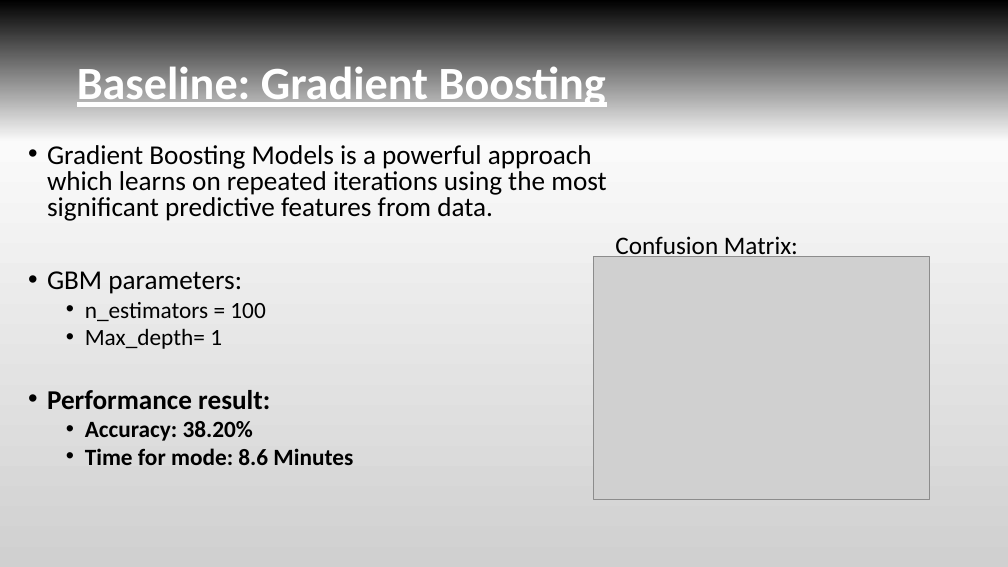
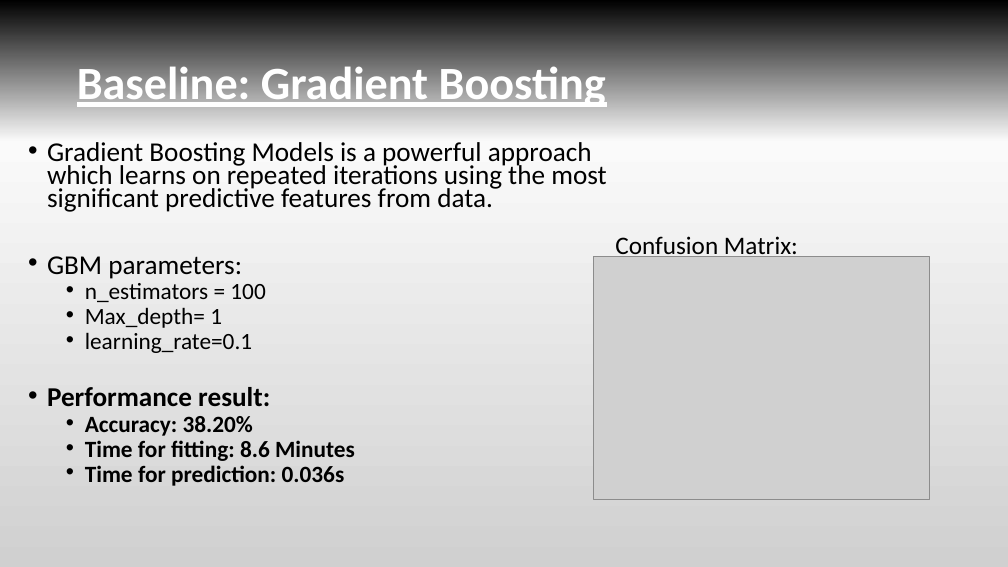
Before and after one commit to MakiMaki001/Spring2020-Project3-group5, a slide deck: slide 3 of doc/Project 3- Image Classification.pptx. Drawn at 1008x567 pixels with LibreOffice and Linux fonts; fonts in the diff are those of the drawing; grey boxes stand for pictures. Boxes give left, top, right and bottom in pixels: in the first picture for what was removed or moved away, otherwise in the second. Text is boxed around its words. In the diff, an @@ line names an element or a change of style, - is before the commit and + after.

```diff
--- a/doc/Project 3- Image Classification.pptx
+++ b/doc/Project 3- Image Classification.pptx
@@ text at (47, 142, 606, 436): line spacing 0.8 to 0.7 @@
@@ text at (85, 332, 252, 353): paragraph added @@
+  • learning_rate=0.1
@@ text at (85, 440, 355, 486): text changed @@
-  • Time for mode: 8.6 Minutes
+  • Time for fitting: 8.6 Minutes
+  • Time for prediction: 0.036s
```
Also in this commit, not shown: 2 other slides changed, 1 other file.
